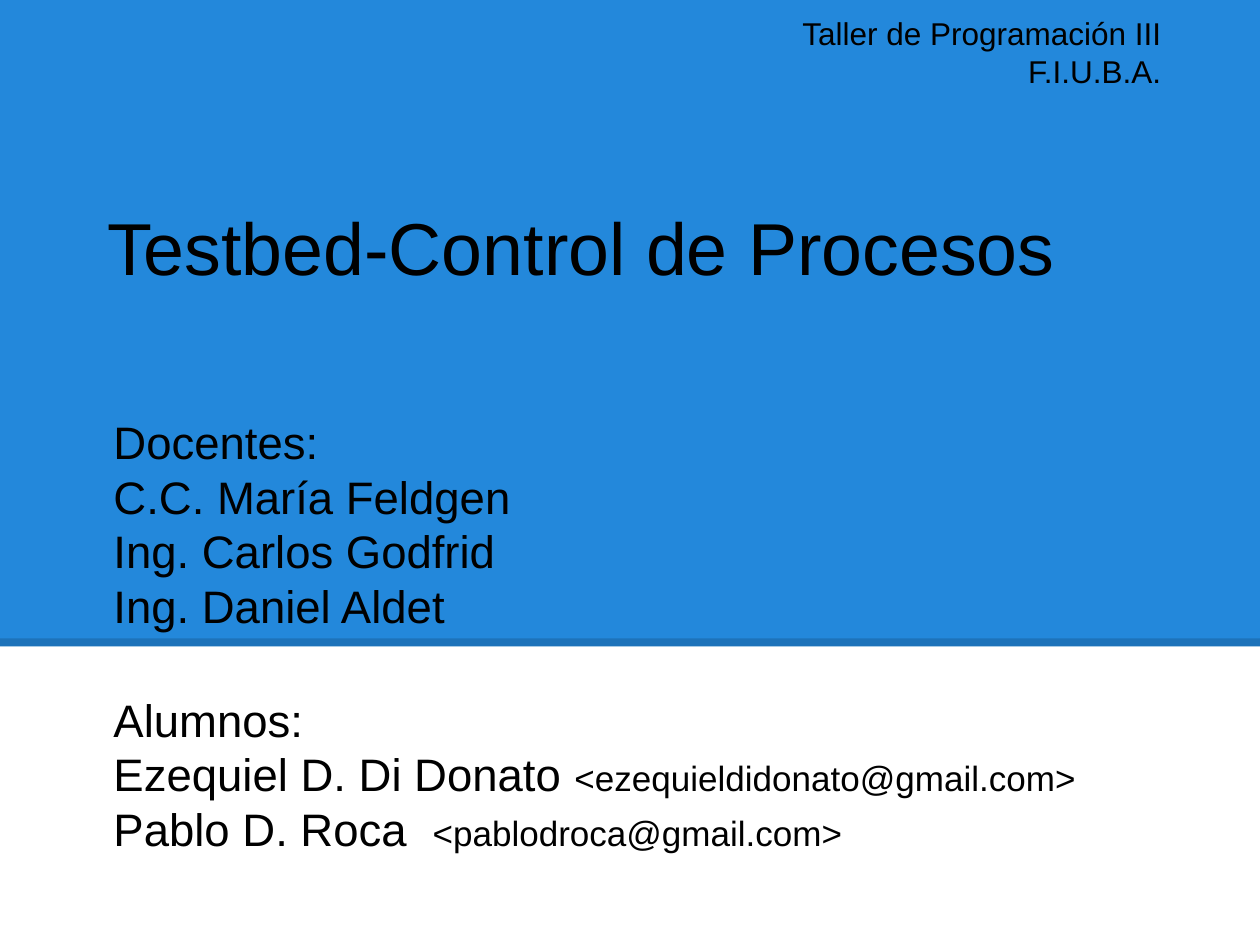
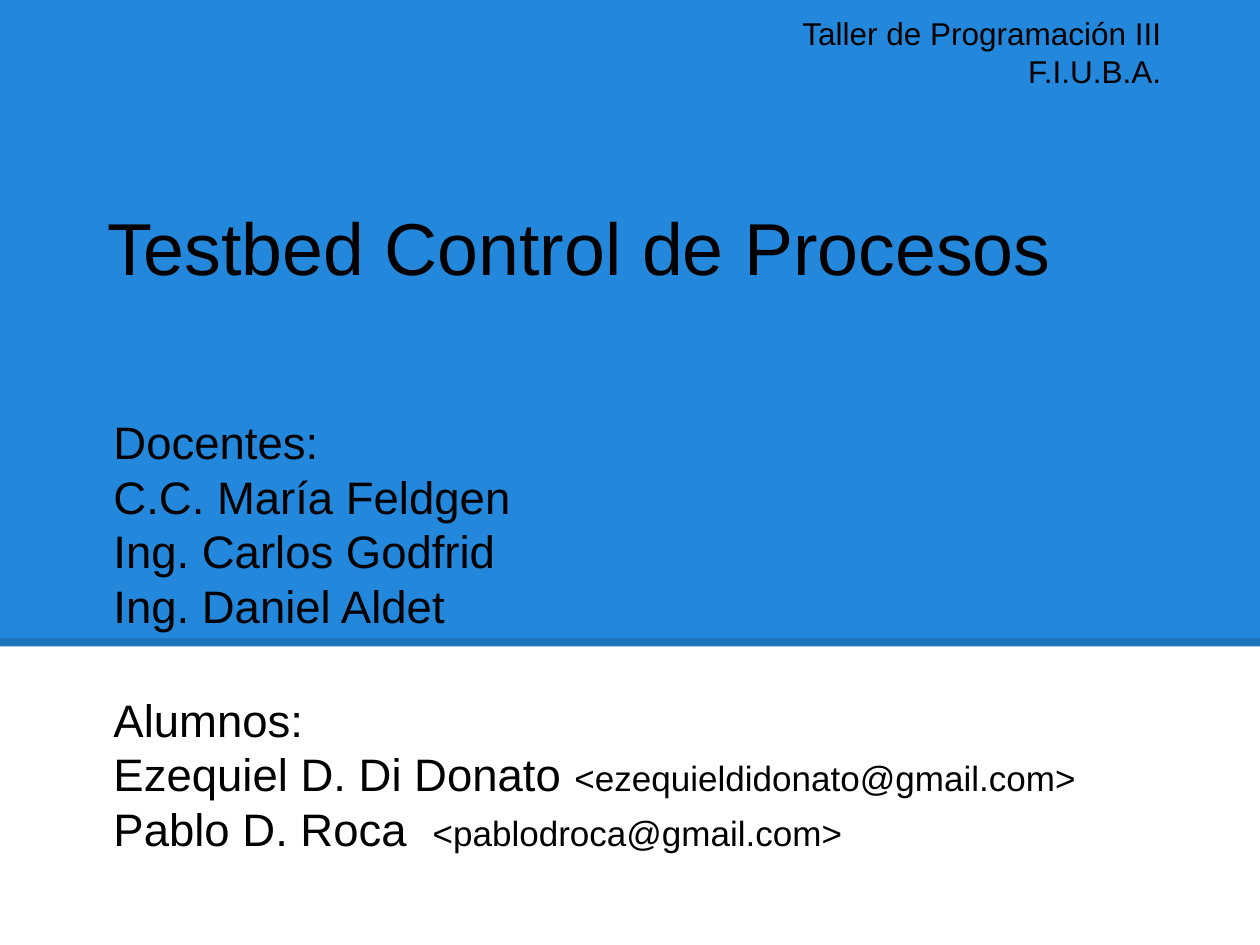
Before and after one commit to pablodroca/testbed-controldeprocesos, a slide deck: slide 1 of doc/Sistema Testbed - Presentacion al Cliente.odp. Drawn at 1260x945 pixels with LibreOffice and Linux fonts; fonts in the diff are those of the drawing. Boxes give left, top, right and bottom in pixels: in the first picture for what was removed or moved away, otherwise in the second. Text is boxed around its words. In the diff, an @@ line names an element or a change of style, - is before the commit and + after.

```diff
--- a/doc/Sistema Testbed - Presentacion al Cliente.odp
+++ b/doc/Sistema Testbed - Presentacion al Cliente.odp
@@ title at [107,221,1050,276]: text changed @@
-Testbed-Control de Procesos
+Testbed Control de Procesos
```
Also in this commit, not shown: 6 other slides changed, 2 other files.
